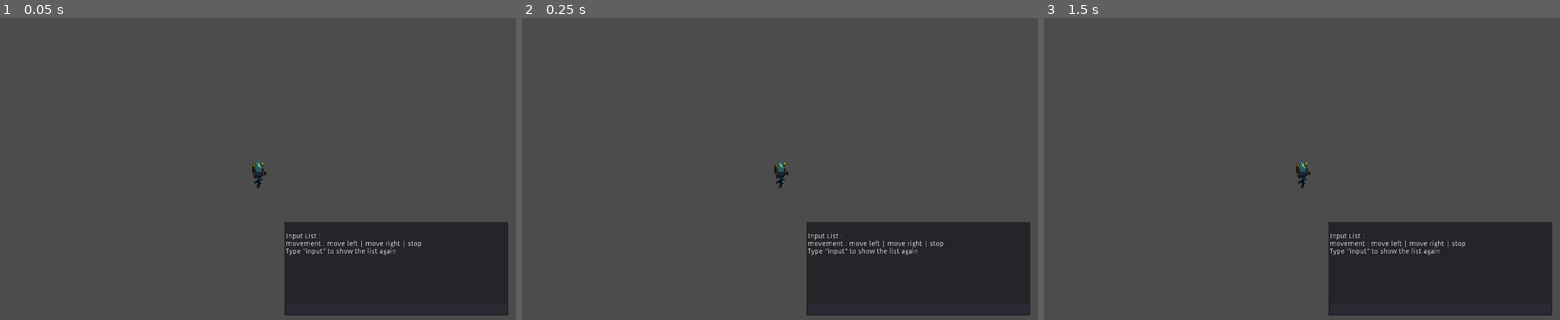
Above: before the commit, frames 1-3 (left to right).
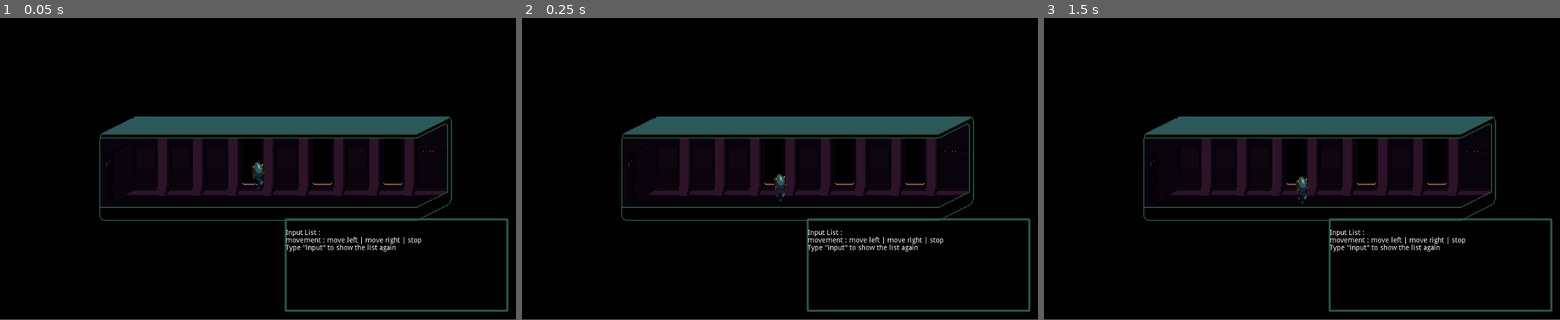
Above: after the commit, the same moments.

Repository: GustavoMarciano/LD41
Game: Godot game, scene res://levels/testlevel/TestLevel.tscn
Two runs of this game, one before a commit and one after it. Both use one fixed random seed, a clock stepped at 60 frames per second and the inputs below. This scene is started directly instead of the project's main scene. The engine's default icon, where the game draws it, is replaced by a stand-in: a white triangle on a blue panel in a dark square.
Inputs:
- Up to frame 1 (0.05 s): no input
- Up to frame 2 (0.25 s): no input
- Up to frame 3 (1.5 s): tap Enter at 0.5 s; tap Space at 1.25 s
In our replay, the window is 800x469 before the commit and 800x468 after it. These sizes can differ from the game's own. Grey fills any space a smaller window leaves; there, only what the larger window draws over its background counts as a difference.

The runs differ from the first frame. In frame 1, 99% of the frame differs, in the area x 0-100%, y 0-100%; in frame 2, 100%; in frame 3, 100%.

Commit message:
Better hud, fixed scaling, added scenes for corridor creation

Diff:
--- a/LD41/characters/player/Player.tscn
+++ b/LD41/characters/player/Player.tscn
@@ -85,7 +85,7 @@
 "values": [ false ]
 }
 
-[node name="KinematicBody2D" type="KinematicBody2D"]
+[node name="KinematicBody2D" type="KinematicBody2D" index="0"]
 
 input_pickable = false
 collision_layer = 1
--- a/LD41/interface/HUD.tscn
+++ b/LD41/interface/HUD.tscn
@@ -1,6 +1,34 @@
-[gd_scene load_steps=2 format=2]
+[gd_scene load_steps=5 format=2]
 
-[ext_resource path="res://interface/RichTextLabel.gd" type="Script" id=1]
+[ext_resource path="res://skins/console.png" type="Texture" id=1]
+[ext_resource path="res://interface/RichTextLabel.gd" type="Script" id=2]
+
+[sub_resource type="StyleBoxTexture" id=1]
+
+content_margin_left = -1.0
+content_margin_right = -1.0
+content_margin_top = -1.0
+content_margin_bottom = -1.0
+texture = ExtResource( 1 )
+region_rect = Rect2( 0, 0, 16, 16 )
+margin_left = 6.0
+margin_right = 6.0
+margin_top = 6.0
+margin_bottom = 6.0
+expand_margin_left = 0.0
+expand_margin_right = 0.0
+expand_margin_top = 0.0
+expand_margin_bottom = 0.0
+modulate_color = Color( 1, 1, 1, 1 )
+draw_center = true
+_sections_unfolded = [ "Margin" ]
+
+[sub_resource type="StyleBoxEmpty" id=2]
+
+content_margin_left = -1.0
+content_margin_right = -1.0
+content_margin_top = -1.0
+content_margin_bottom = -1.0
 
 [node name="HUD" type="CanvasLayer"]
 
@@ -10,33 +38,52 @@
 scale = Vector2( 1, 1 )
 transform = Transform2D( 1, 0, 0, 1, 0, 0 )
 
-[node name="Panel" type="Panel" parent="." index="0"]
+[node name="Top" type="Panel" parent="." index="0"]
 
-anchor_left = 0.0
-anchor_top = 0.0
-anchor_right = 0.0
-anchor_bottom = 0.0
-margin_left = 565.0
-margin_top = 405.0
-margin_right = 1009.0
-margin_bottom = 591.0
+anchor_left = 1.0
+anchor_top = 1.0
+anchor_right = 1.0
+anchor_bottom = 1.0
+grow_horizontal = 0
+grow_vertical = 0
 rect_pivot_offset = Vector2( 0, 0 )
 rect_clip_content = false
 mouse_filter = 0
 mouse_default_cursor_shape = 0
 size_flags_horizontal = 1
 size_flags_vertical = 1
+custom_styles/panel = SubResource( 1 )
+_sections_unfolded = [ "Anchor", "Grow Direction", "Margin", "Size Flags", "Theme", "custom_styles" ]
 
-[node name="RichTextLabel" type="RichTextLabel" parent="." index="1"]
+[node name="Panel" type="Panel" parent="Top" index="0"]
 
 anchor_left = 0.0
 anchor_top = 0.0
 anchor_right = 0.0
 anchor_bottom = 0.0
-margin_left = 567.0
-margin_top = 412.0
-margin_right = 1009.0
-margin_bottom = 564.0
+margin_left = -459.0
+margin_top = -201.0
+margin_right = -15.0
+margin_bottom = -15.0
+rect_pivot_offset = Vector2( 0, 0 )
+rect_clip_content = false
+mouse_filter = 0
+mouse_default_cursor_shape = 0
+size_flags_horizontal = 1
+size_flags_vertical = 1
+custom_styles/panel = SubResource( 1 )
+_sections_unfolded = [ "Size Flags", "Theme", "custom_styles" ]
+
+[node name="RichTextLabel" type="RichTextLabel" parent="Top/Panel" index="0"]
+
+anchor_left = 0.0
+anchor_top = 0.0
+anchor_right = 0.0
+anchor_bottom = 0.0
+margin_left = 2.0
+margin_top = 7.0
+margin_right = 444.0
+margin_bottom = 159.0
 rect_pivot_offset = Vector2( 0, 0 )
 rect_clip_content = true
 focus_mode = 2
@@ -59,22 +106,22 @@
 scroll_following = true
 selection_enabled = true
 override_selected_font_color = true
-script = ExtResource( 1 )
+script = ExtResource( 2 )
 _sections_unfolded = [ "Anchor", "Grow Direction", "Margin", "Size Flags" ]
 __meta__ = {
 "_edit_group_": true
 }
 
-[node name="LineEdit" type="LineEdit" parent="." index="2"]
+[node name="LineEdit" type="LineEdit" parent="Top/Panel" index="1"]
 
 anchor_left = 0.0
 anchor_top = 0.0
 anchor_right = 0.0
 anchor_bottom = 0.0
-margin_left = 566.0
-margin_top = 565.0
-margin_right = 1008.0
-margin_bottom = 589.0
+margin_left = 1.0
+margin_top = 160.0
+margin_right = 443.0
+margin_bottom = 184.0
 rect_pivot_offset = Vector2( 0, 0 )
 rect_clip_content = false
 focus_mode = 2
@@ -82,15 +129,16 @@
 mouse_default_cursor_shape = 1
 size_flags_horizontal = 1
 size_flags_vertical = 0
+custom_styles/normal = SubResource( 2 )
 focus_mode = 2
 context_menu_enabled = true
 placeholder_alpha = 0.6
 caret_blink = true
 caret_blink_speed = 0.65
 caret_position = 0
-_sections_unfolded = [ "Focus", "Hint", "Margin", "Mouse", "Placeholder", "Rect", "Size Flags" ]
+_sections_unfolded = [ "Caret", "Focus", "Hint", "Margin", "Mouse", "Placeholder", "Rect", "Size Flags", "Theme", "custom_styles" ]
 __meta__ = {
 "_edit_group_": true
 }
 
-[connection signal="text_entered" from="LineEdit" to="RichTextLabel" method="_on_LineEdit_text_entered"]
+[connection signal="text_entered" from="Top/Panel/LineEdit" to="Top/Panel/RichTextLabel" method="_on_LineEdit_text_entered"]
--- a/LD41/interface/RichTextLabel.gd
+++ b/LD41/interface/RichTextLabel.gd
@@ -10,11 +10,11 @@
 			add_text("Type input to show the list again ")
 			newline()
 		"move left":
-			$"../..".move("left")
+			$"../../../..".move("left")
 		"move right":
-			$"../..".move("right")
+			$"../../../..".move("right")
 		"stop":
-			$"../..".move("stop")
+			$"../../../..".move("stop")
 		"clear":
 			clear()
 	pass
--- /dev/null
+++ b/LD41/levels/CorridorEnd.tscn
@@ -0,0 +1,8 @@
+[gd_scene load_steps=2 format=2]
+
+[ext_resource path="res://levels/corridor-end.png" type="Texture" id=1]
+
+[node name="CorridorEnd" type="Sprite"]
+
+texture = ExtResource( 1 )
+_sections_unfolded = [ "Transform" ]
--- /dev/null
+++ b/LD41/levels/CorridorMid1.tscn
@@ -0,0 +1,7 @@
+[gd_scene load_steps=2 format=2]
+
+[ext_resource path="res://levels/corridor-mid1.png" type="Texture" id=1]
+
+[node name="CorridorMid1" type="Sprite" index="0"]
+
+texture = ExtResource( 1 )
--- /dev/null
+++ b/LD41/levels/CorridorMid2.tscn
@@ -0,0 +1,7 @@
+[gd_scene load_steps=2 format=2]
+
+[ext_resource path="res://levels/corridor-mid2.png" type="Texture" id=1]
+
+[node name="CorridorMid2" type="Sprite" index="0"]
+
+texture = ExtResource( 1 )
--- /dev/null
+++ b/LD41/levels/CorridorMid3.tscn
@@ -0,0 +1,8 @@
+[gd_scene load_steps=2 format=2]
+
+[ext_resource path="res://levels/corridor-mid3.png" type="Texture" id=1]
+
+[node name="CorridorMid3" type="Sprite"]
+
+texture = ExtResource( 1 )
+_sections_unfolded = [ "Transform" ]
--- /dev/null
+++ b/LD41/levels/CorridorMid4.tscn
@@ -0,0 +1,7 @@
+[gd_scene load_steps=2 format=2]
+
+[ext_resource path="res://levels/corridor-mid4.png" type="Texture" id=1]
+
+[node name="CorridorMid4" type="Sprite" index="0"]
+
+texture = ExtResource( 1 )
--- /dev/null
+++ b/LD41/levels/CorridorStart.tscn
@@ -0,0 +1,7 @@
+[gd_scene load_steps=2 format=2]
+
+[ext_resource path="res://levels/corridor-start.png" type="Texture" id=1]
+
+[node name="CorridorStart" type="Sprite" index="0"]
+
+texture = ExtResource( 1 )
--- a/LD41/levels/Floor.tscn
+++ /dev/null
@@ -1,11 +0,0 @@
-[gd_scene load_steps=2 format=2]
-
-[ext_resource path="res://levels/floor-middle.png" type="Texture" id=1]
-
-[node name="Node2D" type="Node2D" index="0"]
-
-[node name="Middle" type="Sprite" parent="." index="0"]
-
-texture = ExtResource( 1 )
-centered = false
-_sections_unfolded = [ "Offset", "Transform" ]
--- a/LD41/levels/FloorEnd.tscn
+++ /dev/null
@@ -1,7 +0,0 @@
-[gd_scene load_steps=2 format=2]
-
-[ext_resource path="res://levels/floor-end.png" type="Texture" id=1]
-
-[node name="FloorEnd" type="Sprite"]
-
-texture = ExtResource( 1 )
--- a/LD41/levels/FloorMid.tscn
+++ /dev/null
@@ -1,7 +0,0 @@
-[gd_scene load_steps=2 format=2]
-
-[ext_resource path="res://levels/floor-middle.png" type="Texture" id=1]
-
-[node name="FloorMid" type="Sprite"]
-
-texture = ExtResource( 1 )
--- a/LD41/levels/FloorStart.tscn
+++ /dev/null
@@ -1,7 +0,0 @@
-[gd_scene load_steps=2 format=2]
-
-[ext_resource path="res://levels/floor-start.png" type="Texture" id=1]
-
-[node name="FloorStart" type="Sprite"]
-
-texture = ExtResource( 1 )
--- a/LD41/levels/WallWindow.tscn
+++ /dev/null
@@ -1,7 +0,0 @@
-[gd_scene load_steps=2 format=2]
-
-[ext_resource path="res://levels/wall-window.png" type="Texture" id=1]
-
-[node name="WallWindow" type="Sprite"]
-
-texture = ExtResource( 1 )
--- a/LD41/levels/testlevel/TestLevel.tscn
+++ b/LD41/levels/testlevel/TestLevel.tscn
@@ -1,32 +1,30 @@
-[gd_scene load_steps=5 format=2]
+[gd_scene load_steps=9 format=2]
 
-[ext_resource path="res://icon.png" type="Texture" id=1]
-[ext_resource path="res://models/Elevator.tscn" type="PackedScene" id=2]
-[ext_resource path="res://characters/player/Player.tscn" type="PackedScene" id=3]
+[ext_resource path="res://models/Elevator.tscn" type="PackedScene" id=1]
+[ext_resource path="res://levels/CorridorStart.tscn" type="PackedScene" id=2]
+[ext_resource path="res://levels/CorridorMid2.tscn" type="PackedScene" id=3]
+[ext_resource path="res://levels/CorridorMid3.tscn" type="PackedScene" id=4]
+[ext_resource path="res://levels/CorridorEnd.tscn" type="PackedScene" id=5]
+[ext_resource path="res://characters/player/Player.tscn" type="PackedScene" id=6]
 
 [sub_resource type="RectangleShape2D" id=1]
 
 custom_solver_bias = 0.0
-extents = Vector2( 30.5854, 31.0897 )
+extents = Vector2( 167.621, 10 )
+
+[sub_resource type="RectangleShape2D" id=2]
+
+custom_solver_bias = 0.0
+extents = Vector2( 10, 14.5775 )
 
 [node name="TestLevel" type="Node" index="0"]
 
-[node name="Sprite3" type="Sprite" parent="." index="0"]
+[node name="Elevator" parent="." index="0" instance=ExtResource( 1 )]
 
-editor/display_folded = true
 visible = false
-position = Vector2( 236, 243.226 )
-scale = Vector2( 2.5, 3.41332 )
-texture = ExtResource( 1 )
-_sections_unfolded = [ "Animation" ]
-__meta__ = {
-"_edit_group_": true
-}
 
-[node name="StaticBody2D" type="StaticBody2D" parent="Sprite3" index="0"]
+[node name="Floor" type="StaticBody2D" parent="." index="1"]
 
-position = Vector2( 0.276138, 0 )
-scale = Vector2( 1.04621, 1 )
 input_pickable = false
 collision_layer = 1
 collision_mask = 1
@@ -34,21 +32,17 @@
 constant_angular_velocity = 0.0
 friction = 1.0
 bounce = 0.0
+_sections_unfolded = [ "Transform" ]
 
-[node name="CollisionShape2D" type="CollisionShape2D" parent="Sprite3/StaticBody2D" index="0"]
+[node name="CollisionShape2D" type="CollisionShape2D" parent="Floor" index="0"]
 
+position = Vector2( 607.813, 356.942 )
 shape = SubResource( 1 )
+_sections_unfolded = [ "Transform" ]
 
-[node name="Elevator" parent="." index="1" instance=ExtResource( 2 )]
-
-visible = false
-
-[node name="StaticBody2D" type="StaticBody2D" parent="." index="2"]
+[node name="Wall" type="StaticBody2D" parent="." index="2"]
 
 editor/display_folded = true
-visible = false
-position = Vector2( 749.167, 311.012 )
-scale = Vector2( 14.7593, 1 )
 input_pickable = false
 collision_layer = 1
 collision_mask = 1
@@ -56,12 +50,58 @@
 constant_angular_velocity = 0.0
 friction = 1.0
 bounce = 0.0
+_sections_unfolded = [ "Collision", "Transform" ]
 
-[node name="CollisionShape2D" type="CollisionShape2D" parent="StaticBody2D" index="0"]
+[node name="CollisionShape2D" type="CollisionShape2D" parent="Wall" index="0"]
 
-position = Vector2( 1.41154, 8.98801 )
-shape = SubResource( 1 )
+position = Vector2( 444.527, 324.976 )
+scale = Vector2( 1, 2.8408 )
+shape = SubResource( 2 )
+_sections_unfolded = [ "Transform" ]
+__meta__ = {
+"_edit_lock_": true
+}
 
-[node name="Player" parent="." index="3" instance=ExtResource( 3 )]
+[node name="CorridorStart" parent="." index="3" instance=ExtResource( 2 )]
 
-position = Vector2( 595, 270 )
+position = Vector2( 455, 312 )
+
+[node name="CorridorMid2" parent="." index="4" instance=ExtResource( 3 )]
+
+position = Vector2( 490, 312 )
+
+[node name="CorridorMid3" parent="." index="5" instance=ExtResource( 3 )]
+
+position = Vector2( 525, 312 )
+
+[node name="CorridorMid4" parent="." index="6" instance=ExtResource( 3 )]
+
+position = Vector2( 560, 312 )
+
+[node name="CorridorMid5" parent="." index="7" instance=ExtResource( 3 )]
+
+position = Vector2( 630, 312 )
+
+[node name="CorridorMid8" parent="." index="8" instance=ExtResource( 3 )]
+
+position = Vector2( 700, 312 )
+
+[node name="CorridorMid6" parent="." index="9" instance=ExtResource( 4 )]
+
+position = Vector2( 595, 312 )
+
+[node name="CorridorMid7" parent="." index="10" instance=ExtResource( 4 )]
+
+position = Vector2( 665, 312 )
+
+[node name="CorridorMid9" parent="." index="11" instance=ExtResource( 4 )]
+
+position = Vector2( 735, 312 )
+
+[node name="CorridorEnd" parent="." index="12" instance=ExtResource( 5 )]
+
+position = Vector2( 770, 312 )
+
+[node name="Player" parent="." index="13" instance=ExtResource( 6 )]
+
+position = Vector2( 595, 312 )
--- a/LD41/project.godot
+++ b/LD41/project.godot
@@ -14,10 +14,7 @@
 run/main_scene="res://Master.tscn"
 config/icon="res://icon.png"
 
-[display]
-
-window/stretch/mode="2d"
-
 [rendering]
 
+environment/default_clear_color=Color( 0, 0, 0, 1 )
 environment/default_environment="res://default_env.tres"
Binary file added: LD41/levels/corridor-end.png
Not shown, changed: LD41/levels/corridor-end.png.import
Binary file added: LD41/levels/corridor-mid1.png
Not shown, added: LD41/levels/corridor-mid1.png.import
Binary file added: LD41/levels/corridor-mid2.png
Not shown, changed: LD41/levels/corridor-mid2.png.import
Binary file added: LD41/levels/corridor-mid3.png
Not shown, changed: LD41/levels/corridor-mid3.png.import
Binary file added: LD41/levels/corridor-mid4.png
Not shown, changed: LD41/levels/corridor-mid4.png.import
Binary file added: LD41/levels/corridor-start.png
Not shown, added: LD41/levels/corridor-start.png.import
(and 4 more such lines)
